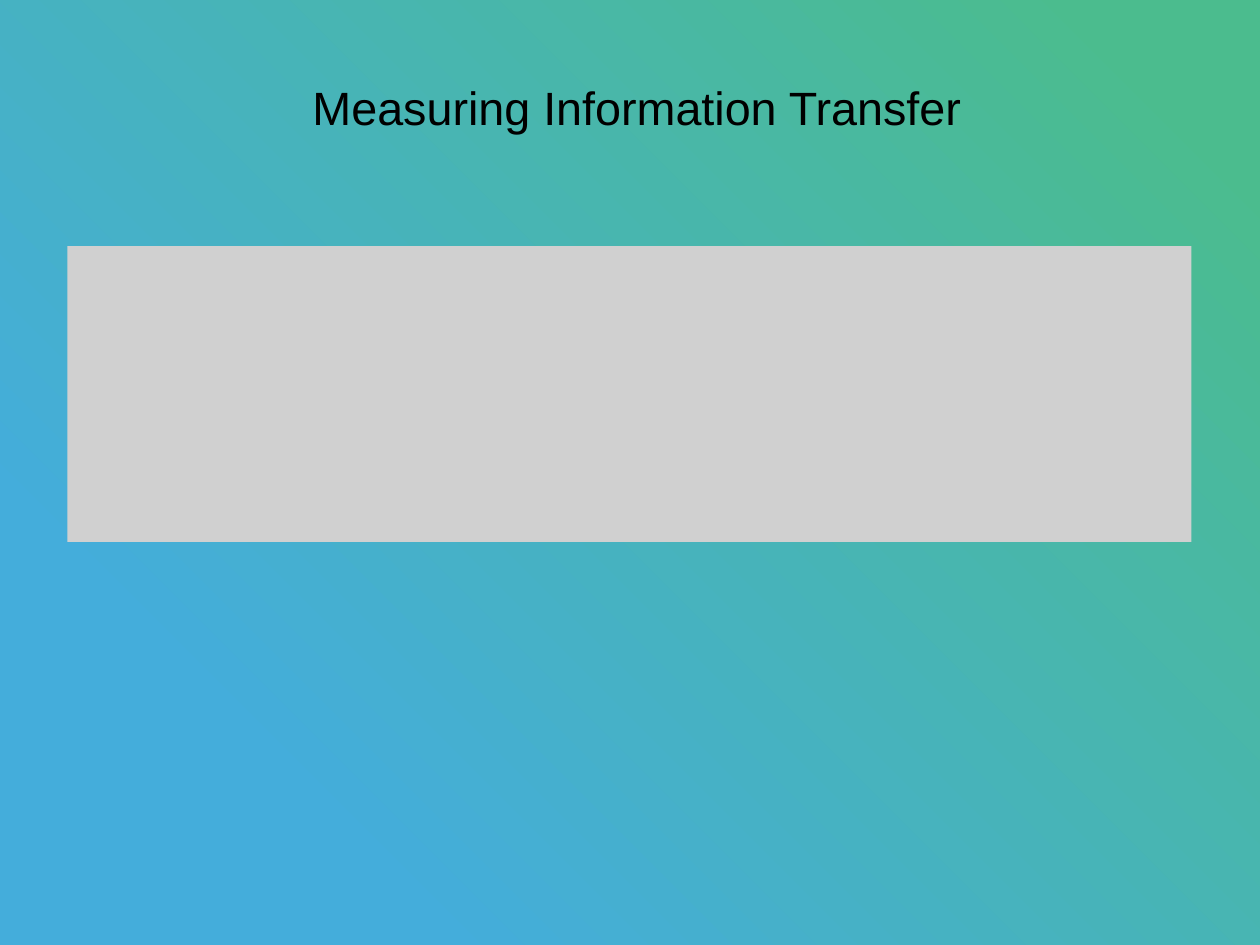
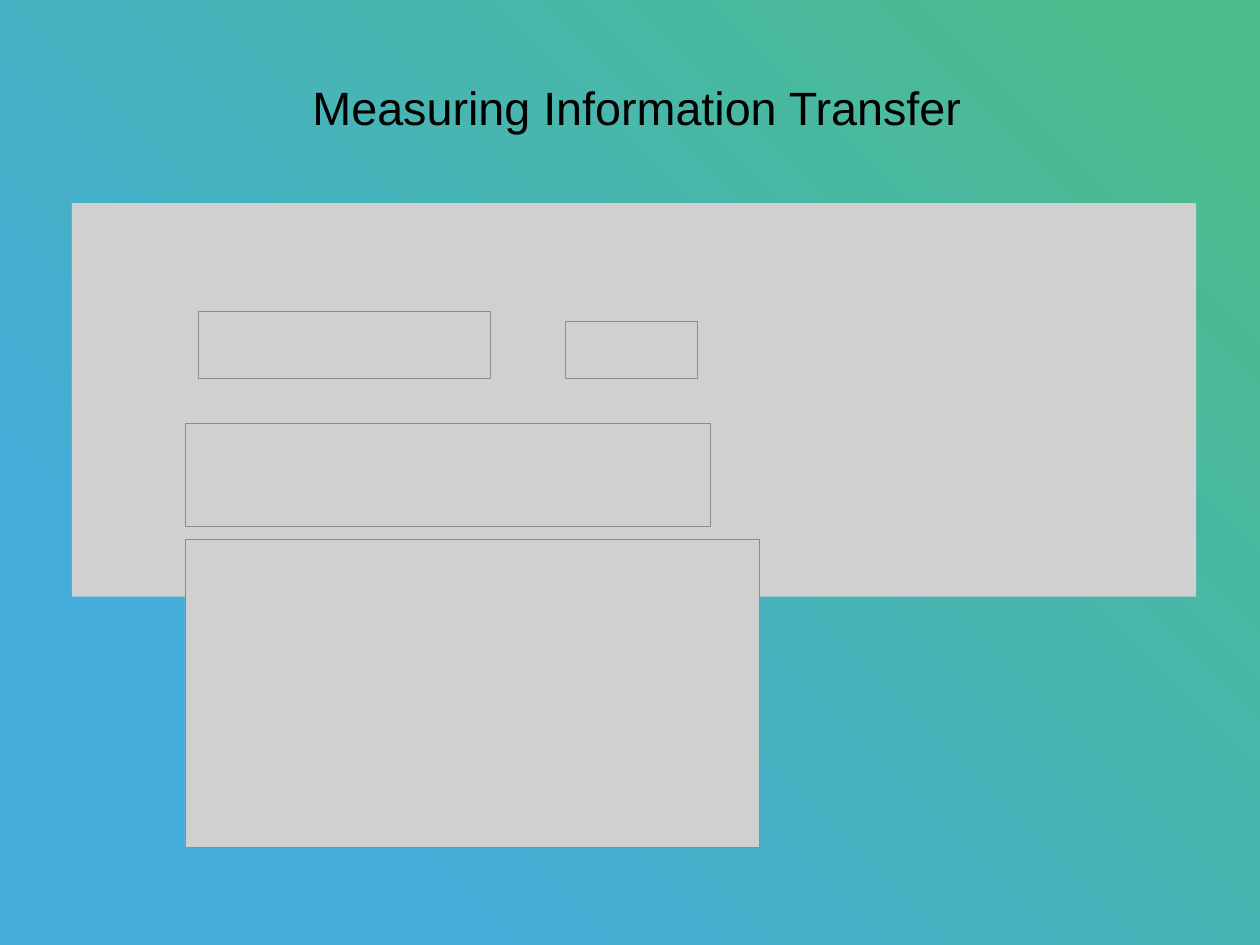
Before and after one commit to stan12138/daily, a slide deck: slide 8 of 转移熵.pptx (slide 7 before the commit). Drawn at 1260x945 pixels with LibreOffice and Linux fonts; fonts in the diff are those of the drawing; grey boxes stand for pictures. Boxes give left, top, right and bottom in pixels: in the first picture for what was removed or moved away, otherwise in the second. Text is boxed around its words. In the diff, an @@ line names an element or a change of style, - is before the commit and + after.

```diff
--- a/转移熵.pptx
+++ b/转移熵.pptx
@@ picture: place and size @@
-picture at (67, 246, 1191, 542)
+picture at (72, 203, 1196, 597)
@@ picture added at (199, 312, 491, 379) @@
@@ picture added at (565, 322, 698, 379) @@
@@ picture added at (185, 423, 710, 526) @@
@@ picture added at (185, 539, 760, 847) @@
```
Also in this commit, not shown: 7 other slides changed, 1 slide added, 5 slides removed, 2 other files.
